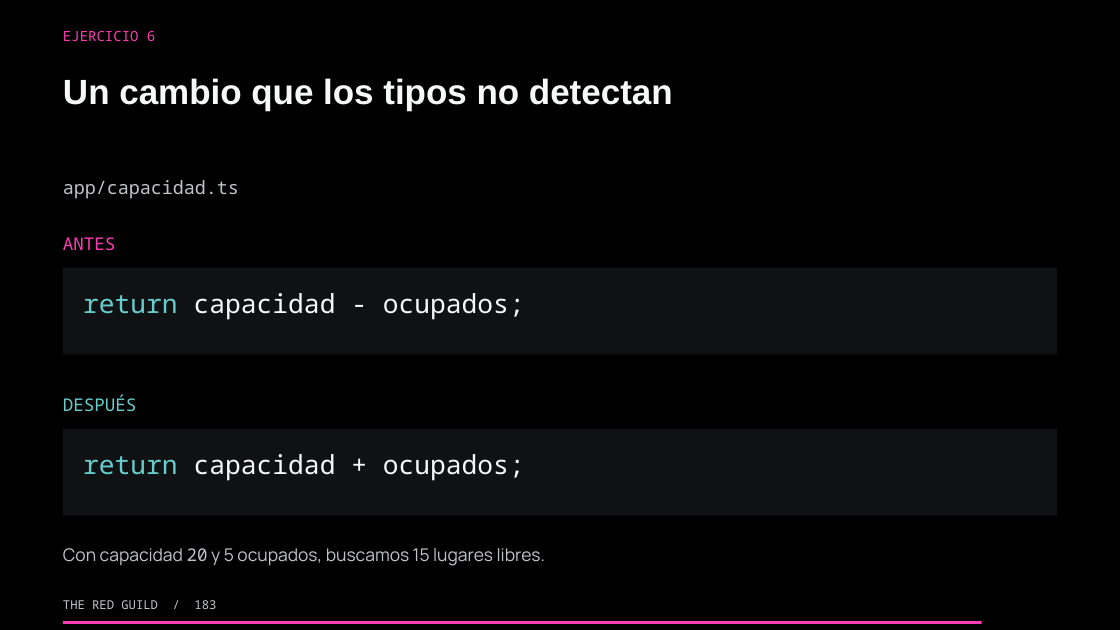
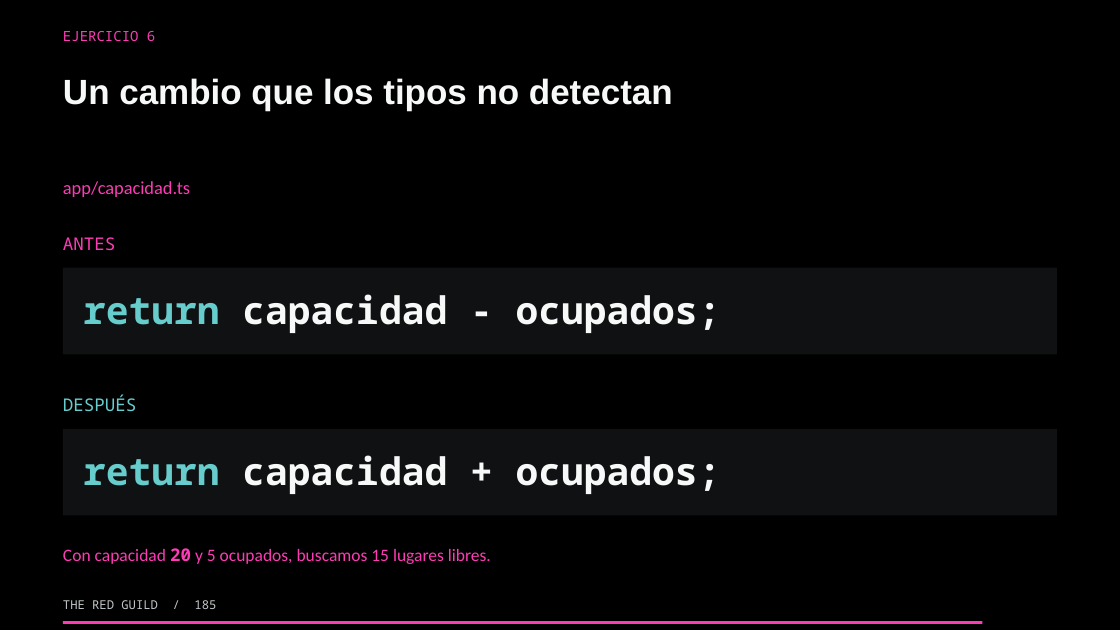
Before and after one commit to theredguild/github-ai-automation-lab, a slide deck: slide 185 of slides/workshop.pptx (slide 183 before the commit). Drawn at 1120x630 pixels with LibreOffice and Linux fonts; fonts in the diff are those of the drawing. Boxes give left, top, right and bottom in pixels: in the first picture for what was removed or moved away, otherwise in the second. Text is boxed around its words. In the diff, an @@ line names an element or a change of style, - is before the commit and + after.

```diff
--- a/slides/workshop.pptx
+++ b/slides/workshop.pptx
@@ text "app/capacidad.ts" at (63,181,190,197): font Noto Sans Mono to Calibri, text colour #BFC4C7 to #FC3CB5 @@
@@ text "return capacidad - ocupados;" at (83,294,721,333): size 22.5 to 32.5 pt, bold on @@
@@ text "return capacidad + ocupados;" at (83,455,721,494): size 22.5 to 32.5 pt, bold on @@
@@ text "Con capacidad 20 y 5 ..." at (63,548,491,564): font Manrope to Calibri, text colour #BFC4C7 to #FC3CB5; bold on in "20" @@
@@ text at (63,600,216,609): text changed @@
-THE RED GUILD / 183
+THE RED GUILD / 185
```
Also in this commit, not shown: 197 other slides changed, 2 slides added, 1 other file.
